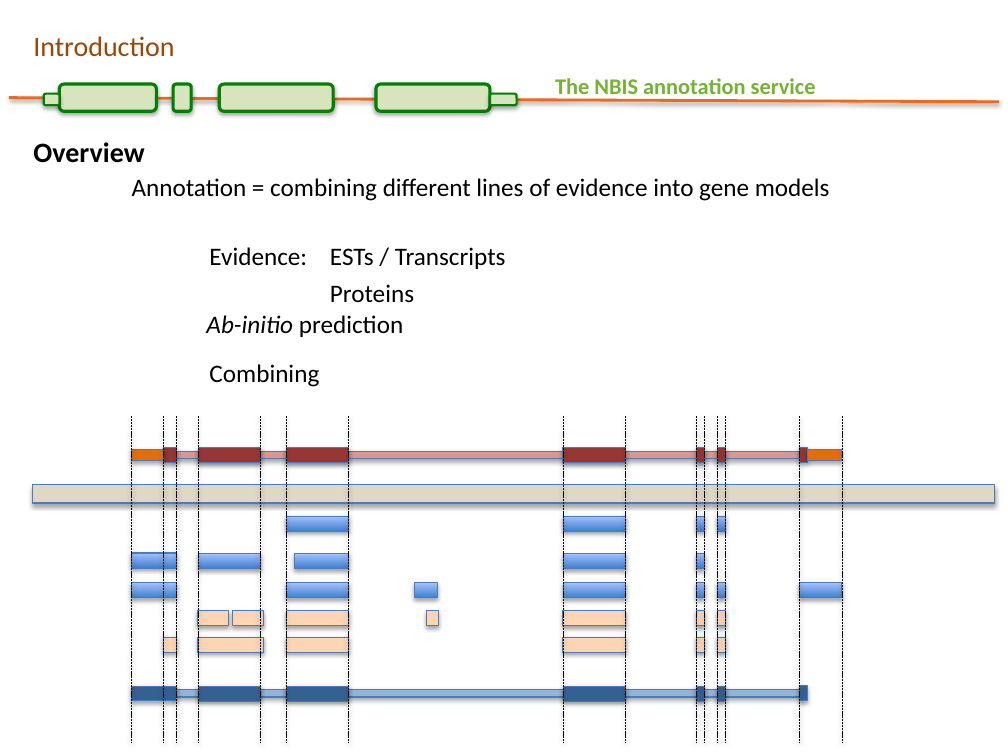
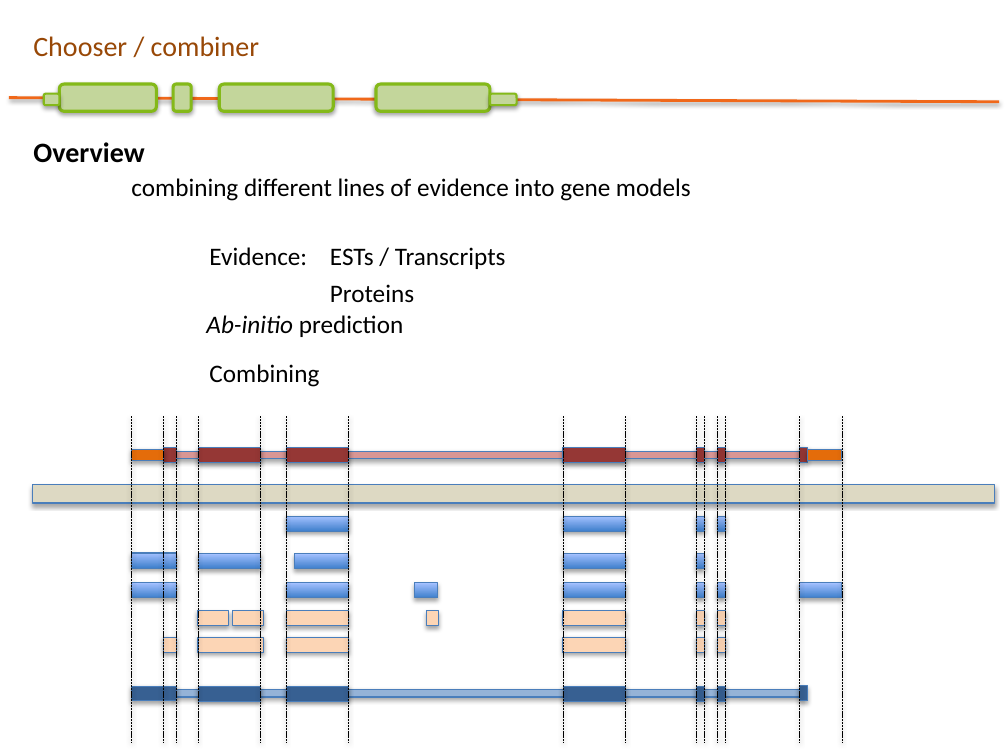
Before and after one commit to SGBC/course, a slide deck: slide 39 of docs/nbis_annotation/slides/Structural_annotation.pptx (slide 23 before the commit). Drawn at 1008x756 pixels with LibreOffice and Linux fonts; fonts in the diff are those of the drawing; background and template pictures are left out. Boxes give left, top, right and bottom in pixels: in the first picture for what was removed or moved away, otherwise in the second. Text is boxed around its words. In the diff, an @@ line names an element or a change of style, - is before the commit and + after.

```diff
--- a/docs/nbis_annotation/slides/Structural_annotation.pptx
+++ b/docs/nbis_annotation/slides/Structural_annotation.pptx
@@ text removed at (33,36,174,57) @@
-Introduction
@@ text added at (33,36,259,57), 20 pt, text #984807 @@
+Chooser / combiner
@@ rounded rectangle at (220,84,334,111): fill #D7E4BD to #C3D69B; outline #078000 2.25 pt to #84B919 2.25 pt @@
@@ fill #D7E4BD to #C3D69B; outline #008000 2.25 pt to #84B919 2.25 pt in 3 elements at (59,84,156,111), (173,84,192,111), (376,84,490,111) @@
@@ text removed at (555,78,816,100) @@
-The NBIS annotation service
@@ rounded rectangle at (43,94,59,105): fill #D7E4BD to #C3D69B; outline #008000 1.5 pt to #84B919 1.5 pt @@
@@ rounded rectangle at (490,94,516,105): fill #D7E4BD to #C3D69B; outline #008000 1.5 pt to #84B919 1.5 pt @@
@@ text at (131,178,691,201): text changed @@
-Annotation = combining different lines of evidence into gene models
+combining different lines of evidence into gene models
```
Also in this commit, not shown: 53 other slides changed, 18 slides added, 2 slides removed, 2 other files.
